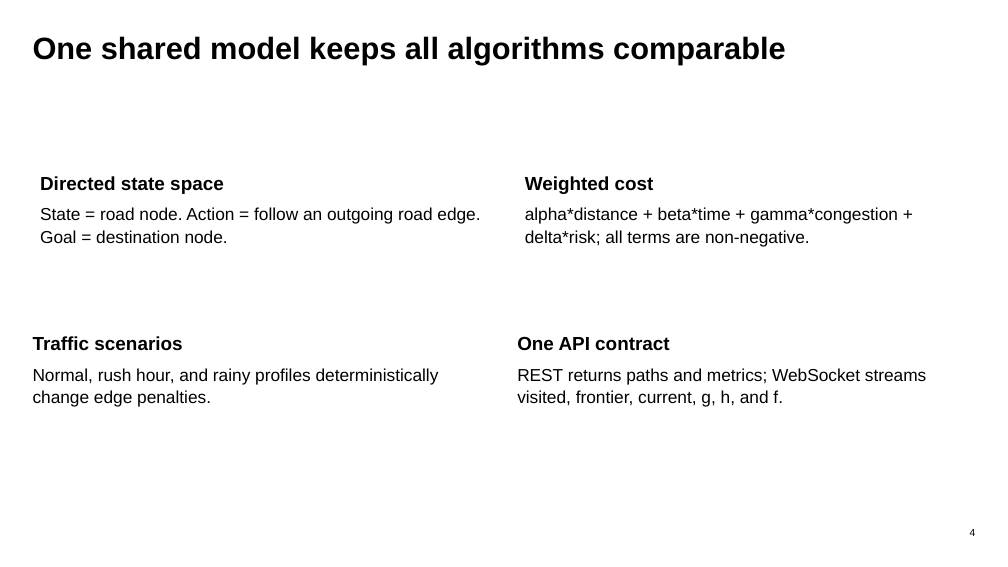
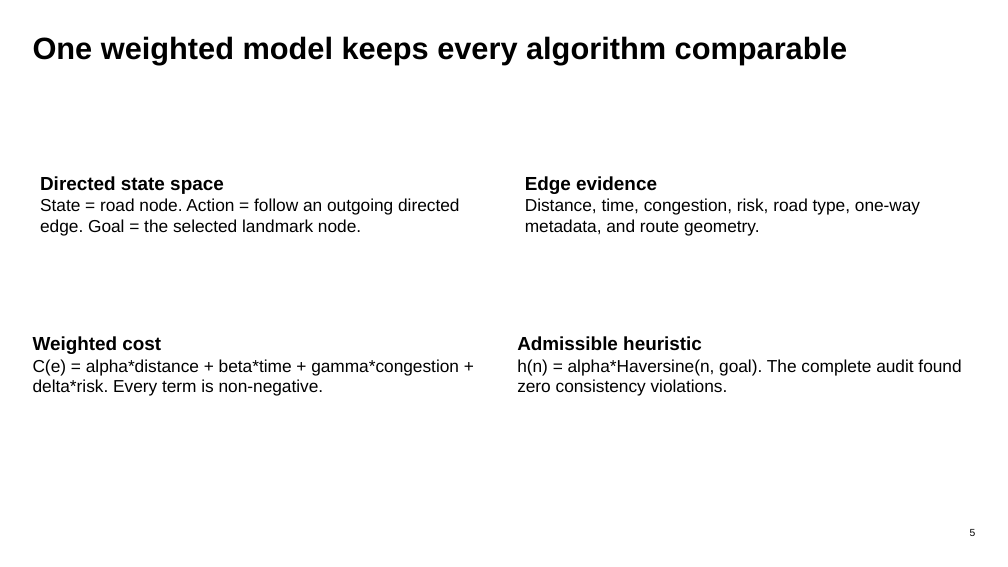
Before and after one commit to Group-1-Lab-AI101/lab-1, a slide deck: slide 5 of output/presentation/1 - Slide.pptx (slide 4 before the commit). Drawn at 1008x567 pixels with LibreOffice and Linux fonts; fonts in the diff are those of the drawing. Boxes give left, top, right and bottom in pixels: in the first picture for what was removed or moved away, otherwise in the second. Text is boxed around its words. In the diff, an @@ line names an element or a change of style, - is before the commit and + after.

```diff
--- a/output/presentation/1 - Slide.pptx
+++ b/output/presentation/1 - Slide.pptx
@@ text at (x1=33, y1=36, x2=848, y2=64): text changed @@
-One shared model keeps all algorithms comparable
+One weighted model keeps every algorithm comparable
@@ text added at (x1=525, y1=176, x2=920, y2=236), 16.5 pt, text #000000 @@
+Edge evidence
+Distance, time, congestion, risk, road type, one-way metadata, and route geometry.
@@ text at (x1=40, y1=198, x2=459, y2=236): text changed @@
-State = road node. Action = follow an outgoing road edge. Goal = destination node.
+State = road node. Action = follow an outgoing directed edge. Goal = the selected landmark node.
@@ text at (x1=33, y1=359, x2=459, y2=396): text changed @@
-alpha*distance + beta*time + gamma*congestion + delta*risk; all terms are non-negative.
+C(e) = alpha*distance + beta*time + gamma*congestion + delta*risk. Every term is non-negative.
@@ text at (x1=33, y1=336, x2=161, y2=354): less space between paragraphs @@
@@ text "Weighted cost" moved from (x1=525, y1=176, x2=898, y2=246) to (x1=33, y1=336, x2=459, y2=396) @@
@@ text removed at (x1=33, y1=336, x2=439, y2=407) @@
-Traffic scenarios
-Normal, rush hour, and rainy profiles deterministically change edge penalties.
@@ text at (x1=517, y1=336, x2=961, y2=396): text changed @@
-One API contract
-REST returns paths and metrics; WebSocket streams visited, frontier, current, g, h, and f.
+Admissible heuristic
+h(n) = alpha*Haversine(n, goal). The complete audit found zero consistency violations.
@@ text at (x1=970, y1=529, x2=976, y2=536): text changed @@
-4
+5
```
Also in this commit, not shown: 13 other slides changed, 6 slides added, 1 slide removed, 2 other files.
